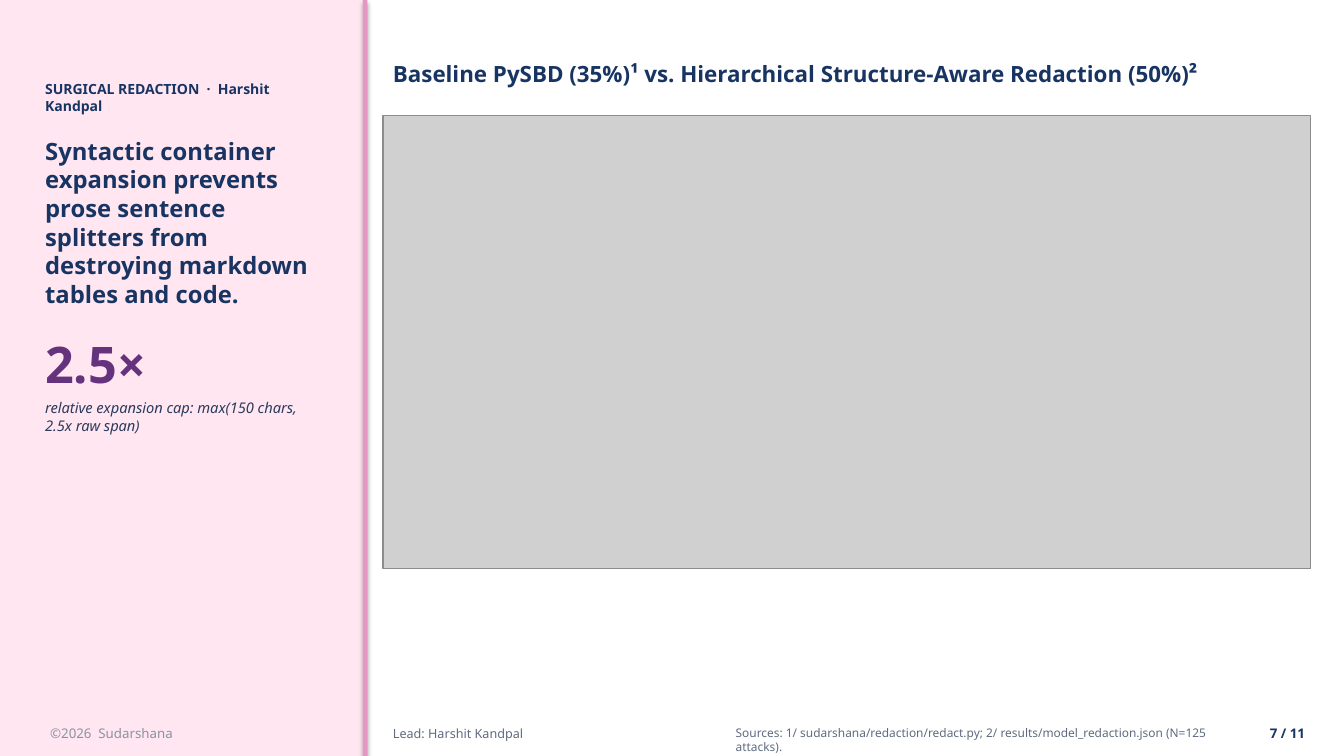
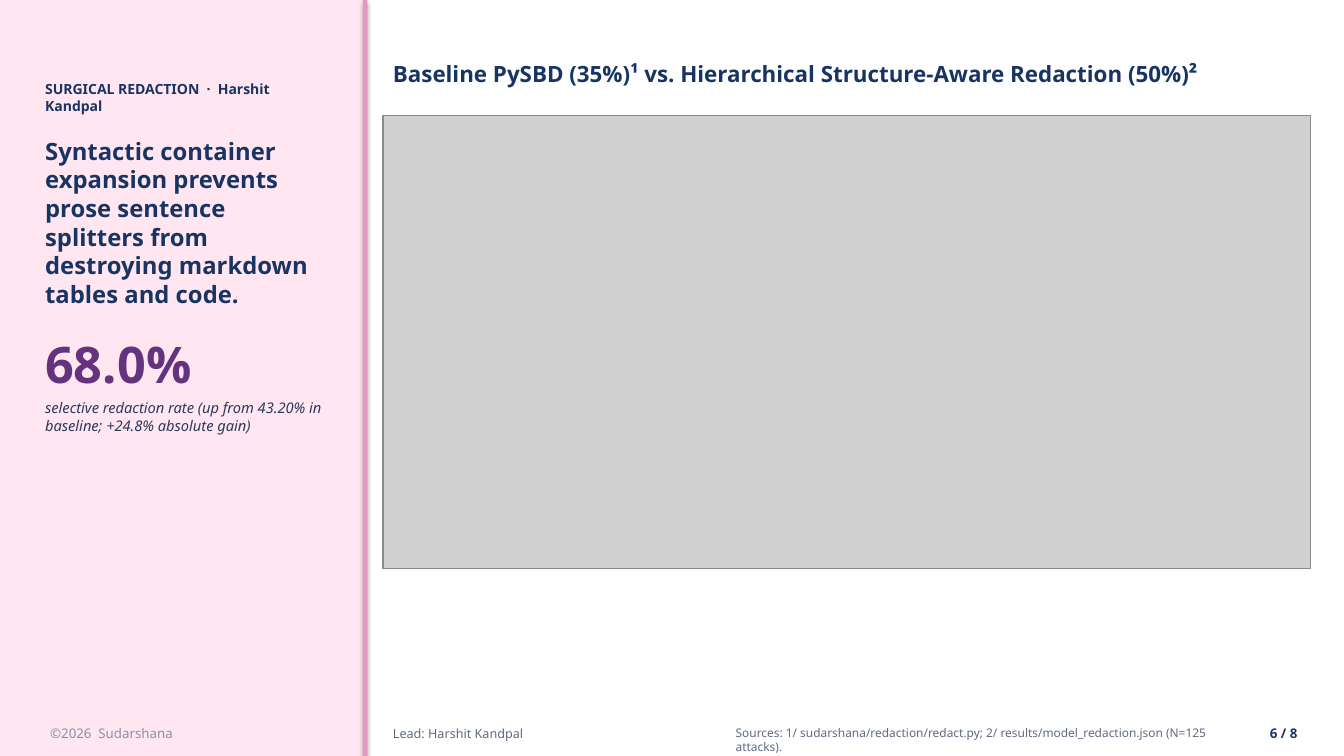
Before and after one commit to HarK-github/Sudarshana, a slide deck: slide 6 of reports/Sudarshana_a16z_Presentation.pptx (slide 7 before the commit). Drawn at 1344x756 pixels with LibreOffice and Linux fonts; fonts in the diff are those of the drawing; grey boxes stand for pictures. Boxes give left, top, right and bottom in pixels: in the first picture for what was removed or moved away, otherwise in the second. Text is boxed around its words. In the diff, an @@ line names an element or a change of style, - is before the commit and + after.

Commit message:
feat(slides): brief 8-slide all-authors presentation with dedicated charts and zero lingering text

```diff
--- a/reports/Sudarshana_a16z_Presentation.pptx
+++ b/reports/Sudarshana_a16z_Presentation.pptx
@@ text at [45, 346, 321, 435]: text changed @@
-2.5×
-relative expansion cap: max(150 chars, 2.5x raw span)
+68.0%
+selective redaction rate (up from 43.20% in baseline; +24.8% absolute gain)
@@ text at [1270, 728, 1298, 738]: text changed @@
-7 / 11
+6 / 8
```
Also in this commit, not shown: 7 other slides changed, 3 slides removed, 6 other files.
